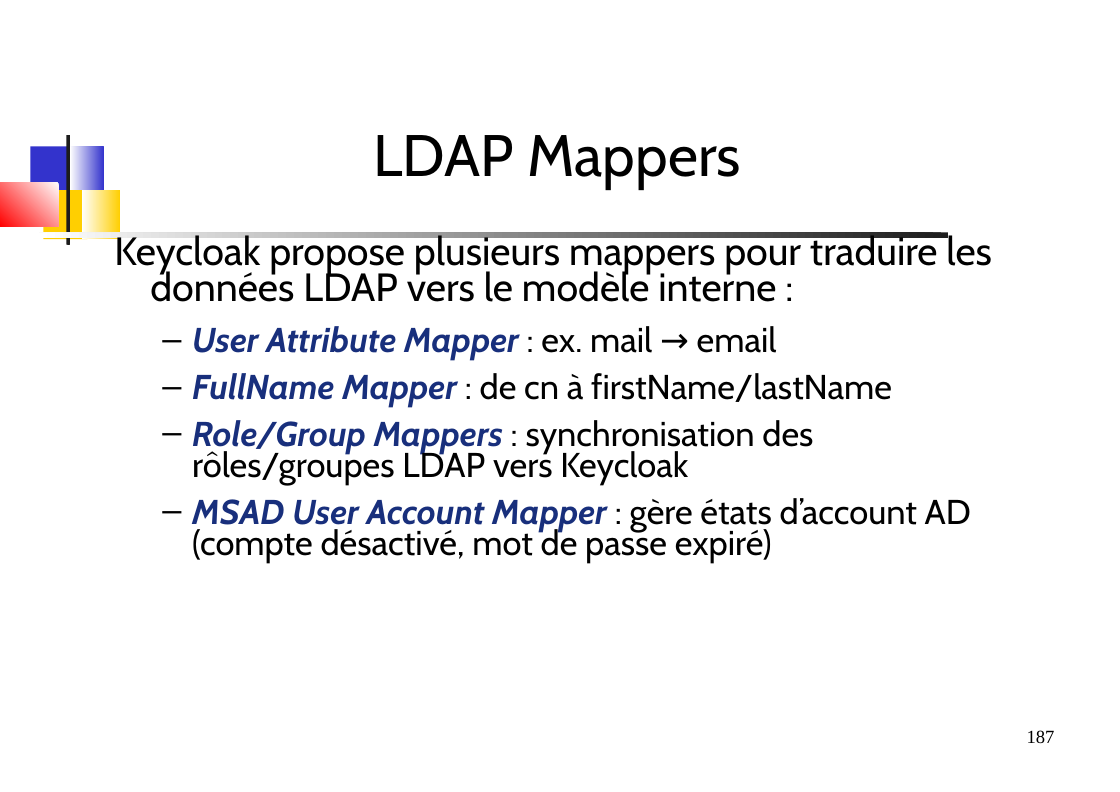
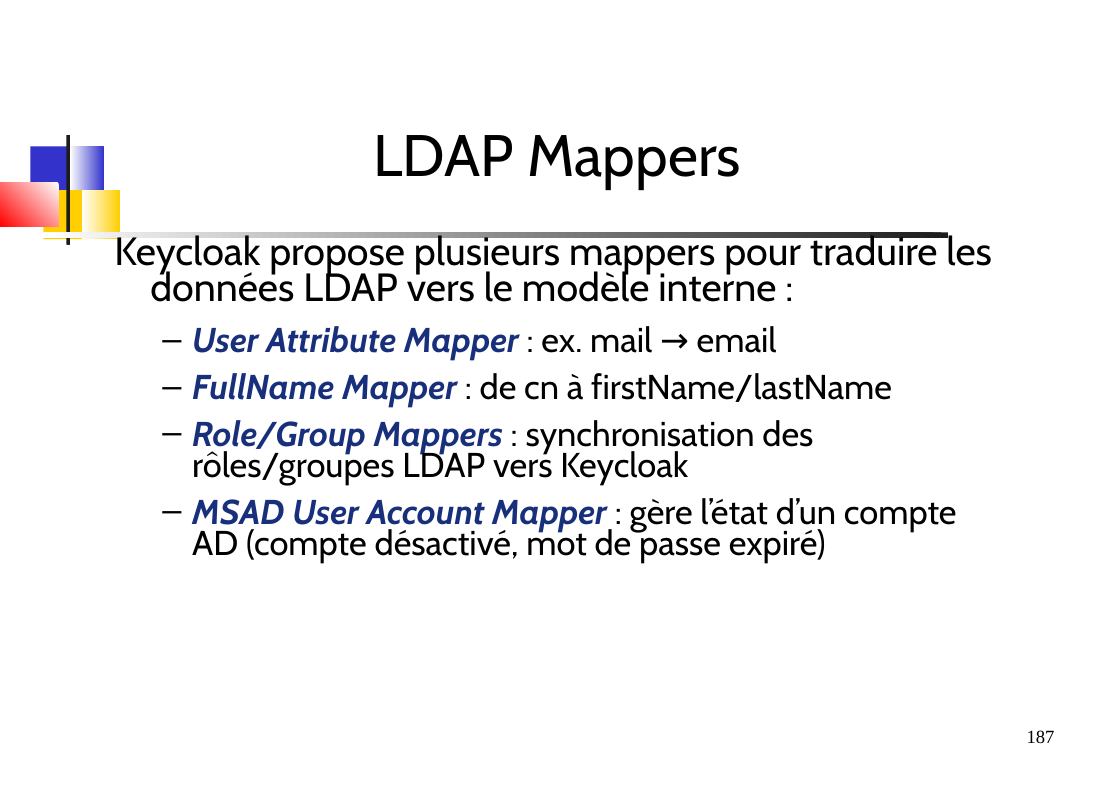
Before and after one commit to dthibau/keycloak, a slide deck: slide 187 of Keycloak.odp. Drawn at 1120x792 pixels with LibreOffice and Linux fonts; fonts in the diff are those of the drawing. Boxes give left, top, right and bottom in pixels: in the first picture for what was removed or moved away, otherwise in the second. Text is boxed around its words. In the diff, an @@ line names an element or a change of style, - is before the commit and + after.

```diff
--- a/Keycloak.odp
+++ b/Keycloak.odp
@@ text at box(192, 498, 957, 563): text changed @@
-  – MSAD User Account Mapper : gère états d’account AD (compte désactivé, mot de passe expiré)
+  – MSAD User Account Mapper : gère l’état d’un compte AD (compte désactivé, mot de passe expiré)
```
Also in this commit, not shown: 1 other slide changed, 4 other files.
